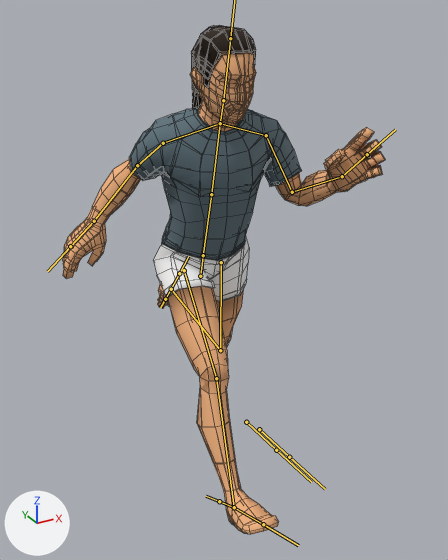
One commit to the FBX model Assets/Rigs/HumanRig.fbx: the scene before it, then after it.
Camera for both pictures: a camera (50 mm lens) standing at (-1.052, -2.111, 1.841) and looking at (0.039, -0.128, 0.849). The lights are fixed; the arrows at lower left show +X, +Y and +Z. Both versions are drawn at frame 11 of the action 'Rig|Run'; the numbers are the values there. The bones that bend it are drawn over the model as lines. Mesh edges are drawn as thin lines on the coarser meshes.

The first picture shows 'FemBase', 'FemTShirt', 'MascBase', 'MascHair1', 'MascHair2', 'MascTShirt'.
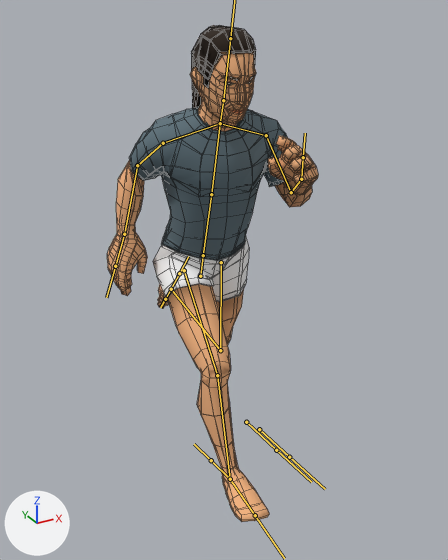
Location of each change, [x1, y1, x2, y2] in pixels of the pictures (448 x 560 px):
'MascBase', posed (35% narrower)
    before: [63, 51, 386, 534]
    after: [107, 51, 318, 522]
'FemBase', posed (34% narrower)
    before: [74, 53, 377, 470]
    after: [114, 53, 315, 451]
bone 'LowerArm.L', root to tip
    before: (292, 192) to (342, 176)
    after: (291, 192) to (301, 179)
bone 'LowerArm.R', root to tip
    before: (137, 165) to (94, 221)
    after: (137, 165) to (124, 234)
bone 'UpperLeg.R', root to tip
    before: (184, 270) to (216, 378)
    after: (184, 270) to (217, 375)
bone 'LowerLeg.R', root to tip
    before: (216, 378) to (234, 507)
    after: (217, 375) to (230, 479)
bone 'Foot.R', root to tip
    before: (234, 507) to (263, 524)
    after: (230, 479) to (255, 515)

The change in detail:
Bone 'LowerArm.L' (bone_lowerarm_l) turns from (74, -11, -4) to (86, 19, -5) degrees about its own x, y and z.
Bone 'LowerArm.R' (bone_lowerarm_r) turns from (34, 8, -9) to (38, -18, 5) degrees about its own x, y and z.
Bone 'UpperLeg.R' (bone_upperleg_r) turns from (52, 4, 0) to (56, 8, 4) degrees about its own x, y and z.
Bone 'LowerLeg.R' (bone_lowerleg_r) turns from (-22, 1, 3) to (-45, 2, 6) degrees about its own x, y and z.
Bone 'Foot.R' (bone_foot_r) turns from (7, -6, 6) to (2, -11, 6) degrees about its own x, y and z.
